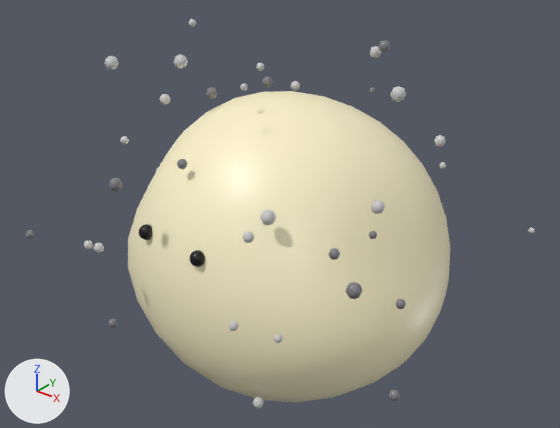
An edit to the glTF model public/Roomie_dust.glb, drawn before and after from the same camera.
Camera for both pictures: a 50 mm lens placed at (3.16, -3.77, 2.45), pointed at (0.2, -0.06, 0.15). Arrows for +X, +Y and +Z are at lower left; the lights stay in place. Where no turn or scale is listed for an object, it has been applied to the vertices.

Names of what the first picture shows: 'Body', 'Eye', 'Eye.001'.
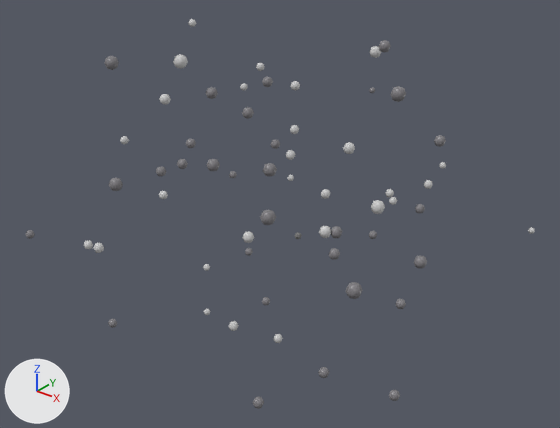
The newer file is also rescaled (x8.333), turned or shifted as a whole; pictures and numbers use the older file's frame.

What differs and where, as boxes [x1, y1, x2, y2] in the pictures (560 x 428 px):
'Body', deleted (beige): before [128, 91, 450, 403]
'Eye.001', deleted: before [189, 250, 205, 267]
'Eye', deleted: before [138, 224, 152, 240]

Edits to the bpy script that builds the scene:
```text
Remove ob_eye_001:
    ob_eye_001 = bpy.data.objects.new('Eye.001', me_sphere_002)
    ob_eye_001.location = (0.245, -0.906, 0.188)
Remove ob_eye:
    ob_eye = bpy.data.objects.new('Eye', me_sphere_001)
    ob_eye.location = (-0.251, -0.862, 0.188)
Remove ob_body:
    ob_body = bpy.data.objects.new('Body', me_sphere)
    ob_body.location = (0.0, 0.0, 0.0)
```
